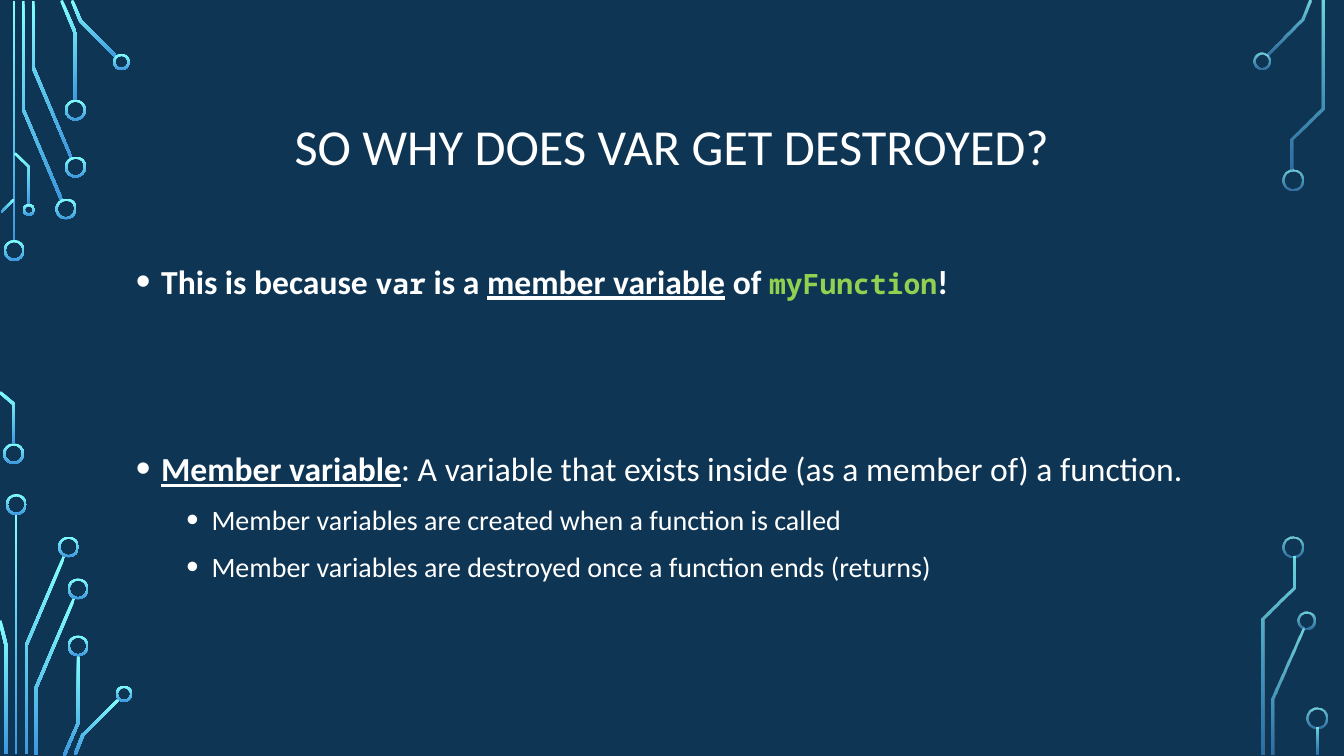
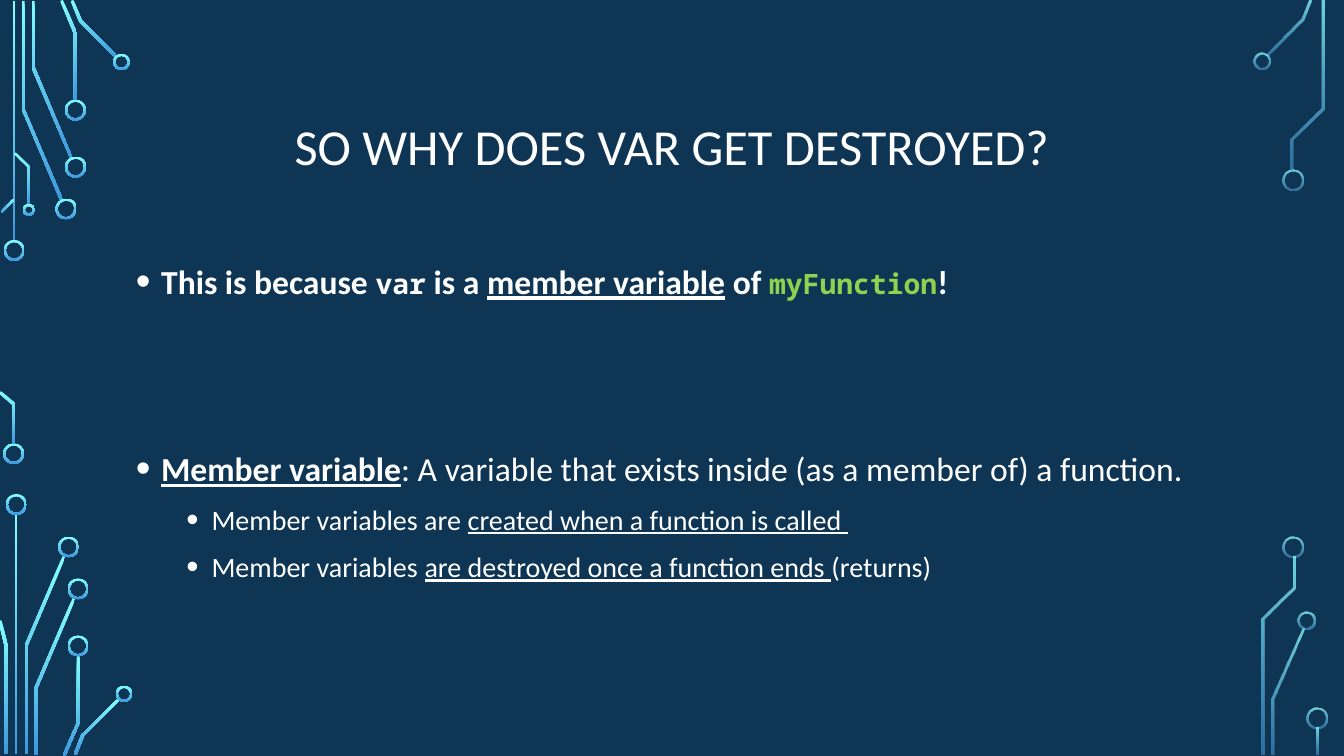
Before and after one commit to psypdt/ZIS_C-_Summer_Course_2019, a slide deck: slide 33 of Day_2/Day_2.pptx (slide 32 before the commit). Drawn at 1344x756 pixels with LibreOffice and Linux fonts; fonts in the diff are those of the drawing; background and template pictures are left out. Boxes give left, top, right and bottom in pixels: in the first picture for what was removed or moved away, otherwise in the second. Text is boxed around its words. In the diff, an @@ line names an element or a change of style, - is before the commit and + after.

```diff
--- a/Day_2/Day_2.pptx
+++ b/Day_2/Day_2.pptx
@@ text at bbox=[212, 510, 931, 582]: underline on in "created when a function is called", "are destroyed once a function ends" @@
```
Also in this commit, not shown: 13 other slides changed, 1 slide added.
